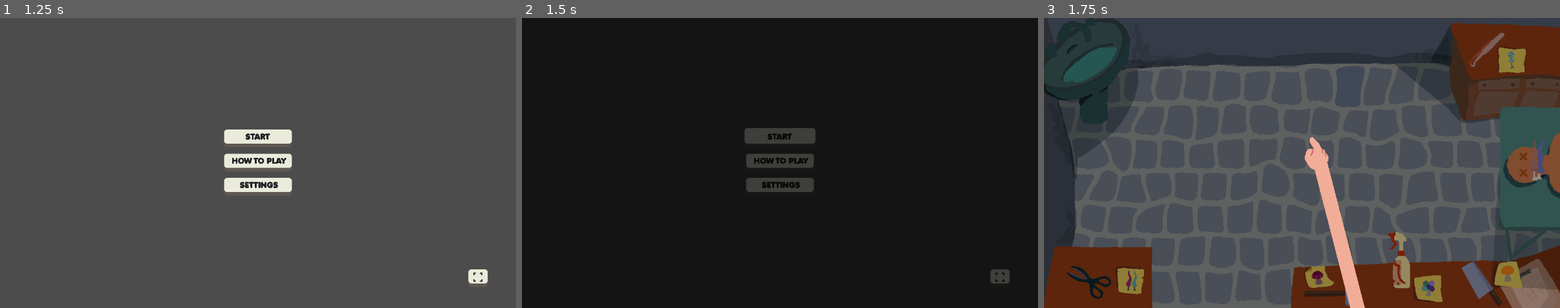
Above: before the commit, frames 1-3 (left to right).
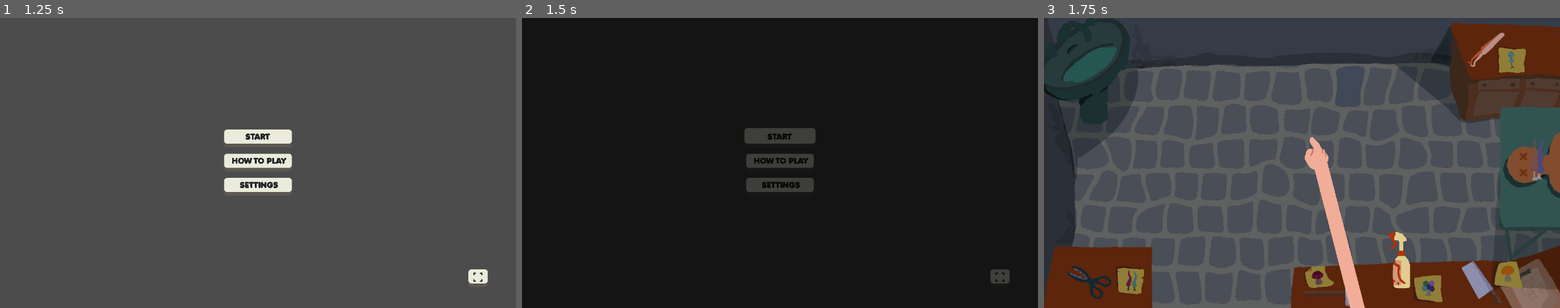
Above: after the commit, the same moments.

Repository: IsaacCerejo/wild-jam-87
Game: Godot game, scene res://scenes/splash_screen_manager/splash_screen_manager.tscn
Same seed, same stepped clock (60 frames per second), same inputs: the game is played once before the commit and once after it. The engine's default icon, where the game draws it, is replaced by a stand-in: a white triangle on a blue panel in a dark square. Sound files missing from this copy of the repository are replaced by a short silence.
Inputs (mouse positions are in pixels of both pictures, inside the frame that each line leads up to):
- Up to frame 1 (1.25 s): tap Enter at 0.5 s; move the mouse to (371, 148) at 0.52 s; click (371, 148) at 0.67 s
- Up to frame 2 (1.5 s): click "START" at 1.25 s
- Up to frame 3 (1.75 s): no input

Frames 1-2 are identical in both runs. In frame 3, 1.2% of the frame differs, in the area x 4-90%, y 5-100%.

Commit message:
fix: tools layers

Diff:
--- a/scenes/main_game/main_game.tscn
+++ b/scenes/main_game/main_game.tscn
@@ -260,7 +260,7 @@
 texture = ExtResource("19_7mboc")
 
 [node name="ToolSelector" type="Node2D" parent="."]
-z_index = -1
+z_index = 2
 script = ExtResource("4_irrf2")
 
 [node name="Pinca" parent="ToolSelector" instance=ExtResource("7_b4n6q")]
